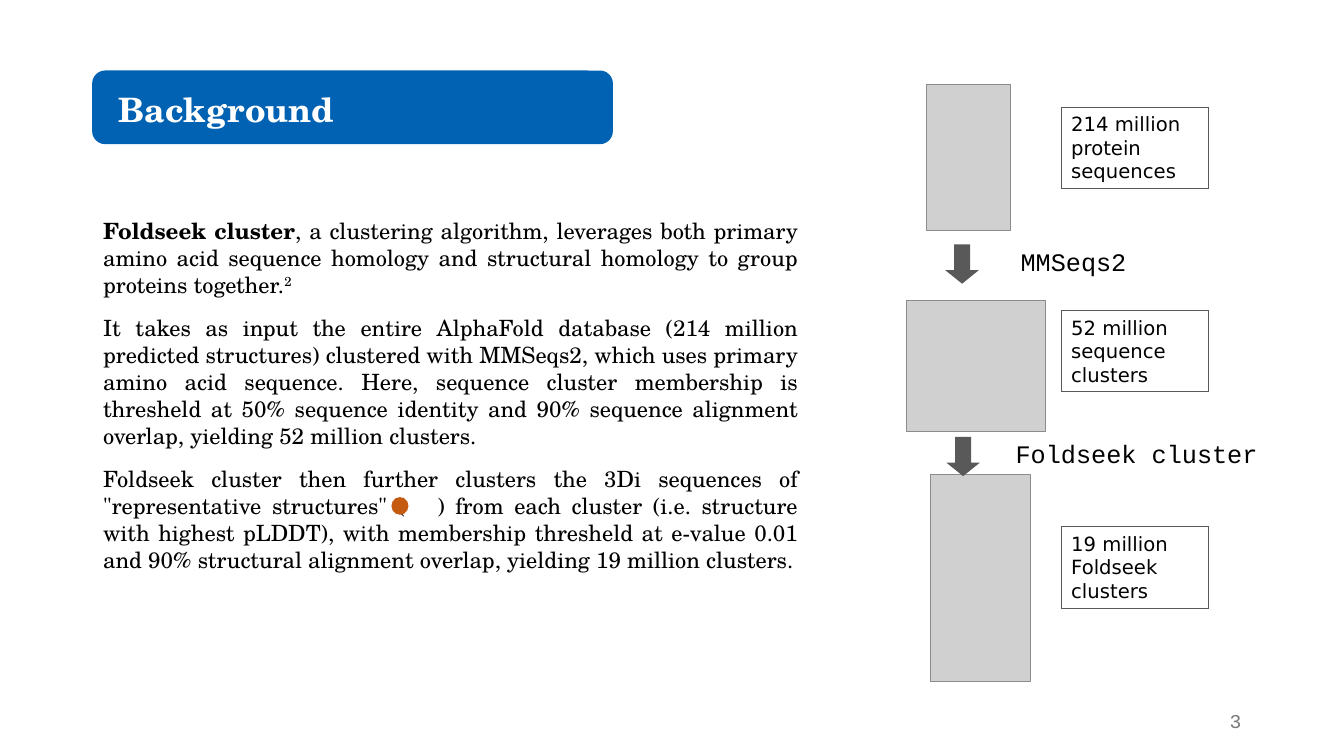
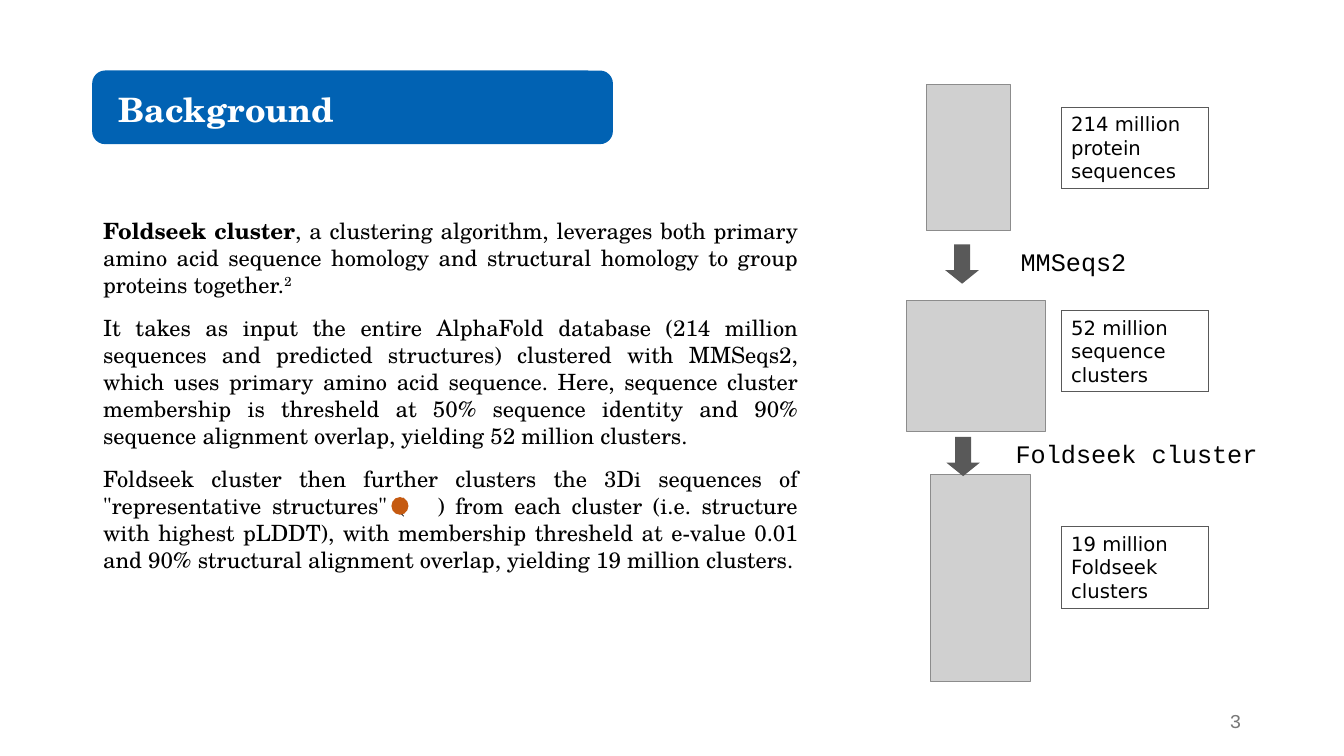
Before and after one commit to juliandeanmoran/BISSH, a slide deck: slide 3 of vis/reports/2026-02-18_projectUpdate_1.pptx. Drawn at 1344x756 pixels with LibreOffice and Linux fonts; fonts in the diff are those of the drawing; grey boxes stand for pictures. Boxes give left, top, right and bottom in pixels: in the first picture for what was removed or moved away, otherwise in the second. Text is boxed around its words. In the diff, an @@ line names an element or a change of style, - is before the commit and + after.

```diff
--- a/vis/reports/2026-02-18_projectUpdate_1.pptx
+++ b/vis/reports/2026-02-18_projectUpdate_1.pptx
@@ text at box(103, 319, 798, 449): text changed @@
-It takes as input the entire AlphaFold database (214 million predicted structures) clustered with MMSeqs2, which uses primary amino acid sequence. Here, sequence cluster membership is thresheld at 50% sequence identity and 90% sequence alignment overlap, yielding 52 million clusters.
+It takes as input the entire AlphaFold database (214 million sequences and predicted structures) clustered with MMSeqs2, which uses primary amino acid sequence. Here, sequence cluster membership is thresheld at 50% sequence identity and 90% sequence alignment overlap, yielding 52 million clusters.
```
Also in this commit, not shown: 1 other slide changed, 1 slide removed, 3 other files.
